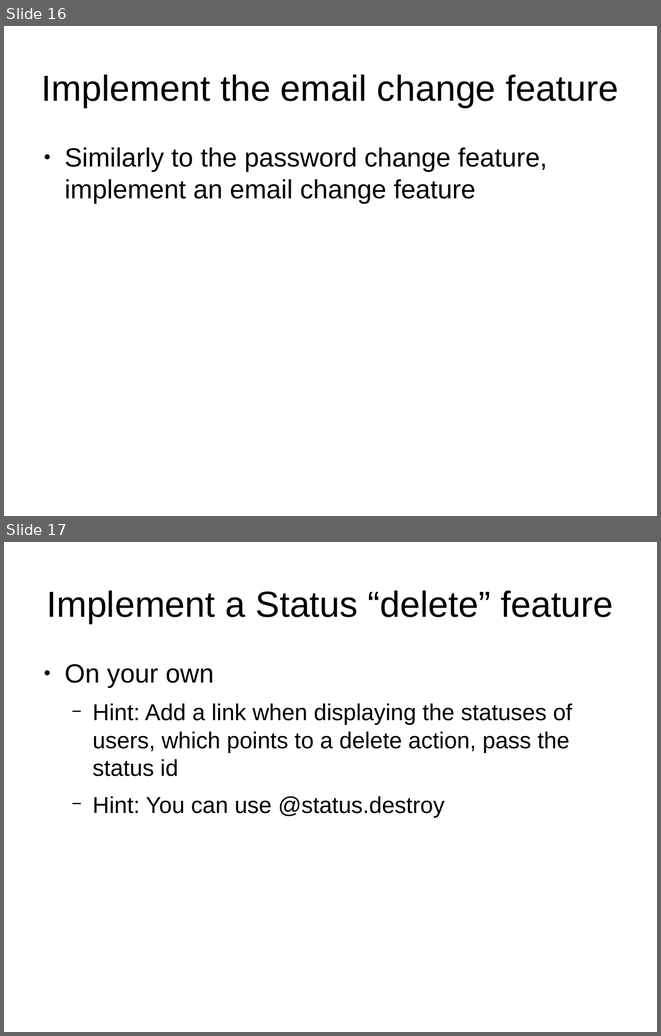
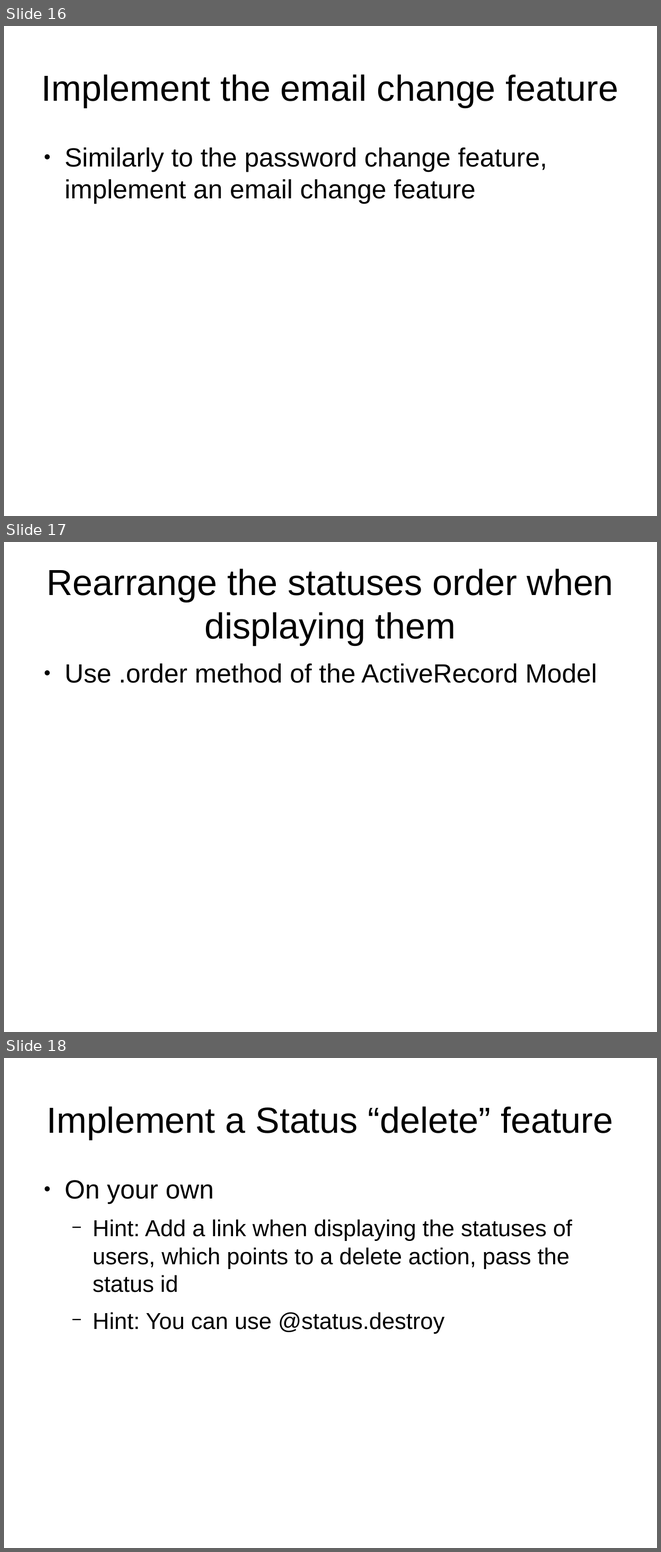
Before and after one commit to ablagoev/nbu-course-citb608, a slide deck: Exercises/Lecture10.odp. Shown one above the other, each under a label of ours: slides 16 and 17 before the commit, slides 16, 17 and 18 after it. The pictures are 661x1036 and 661x1552 pixels, drawn with LibreOffice and Linux fonts; fonts in the diff are those of the drawing. Boxes give left, top, right and bottom in pixels: in the first picture for what was removed or moved away, otherwise in the second. Text is boxed around its words. In the diff, an @@ line names an element or a change of style, - is before the commit and + after.

Commit message:
Add another slide for rearranging user statuses

```diff
--- a/Exercises/Lecture10.odp
+++ b/Exercises/Lecture10.odp
@@ slide 17 added at [4,542,657,1032], background #FFFFFF @@
@@ title added at [46,568,614,645], 44 pt, text #000000 @@
+Rearrange the statuses order when displaying them
@@ text added at [64,663,597,683], 32 pt, text #000000 @@
+● Use .order method of the ActiveRecord Model
@@ what was slide 17 is now slide 18 @@
```
